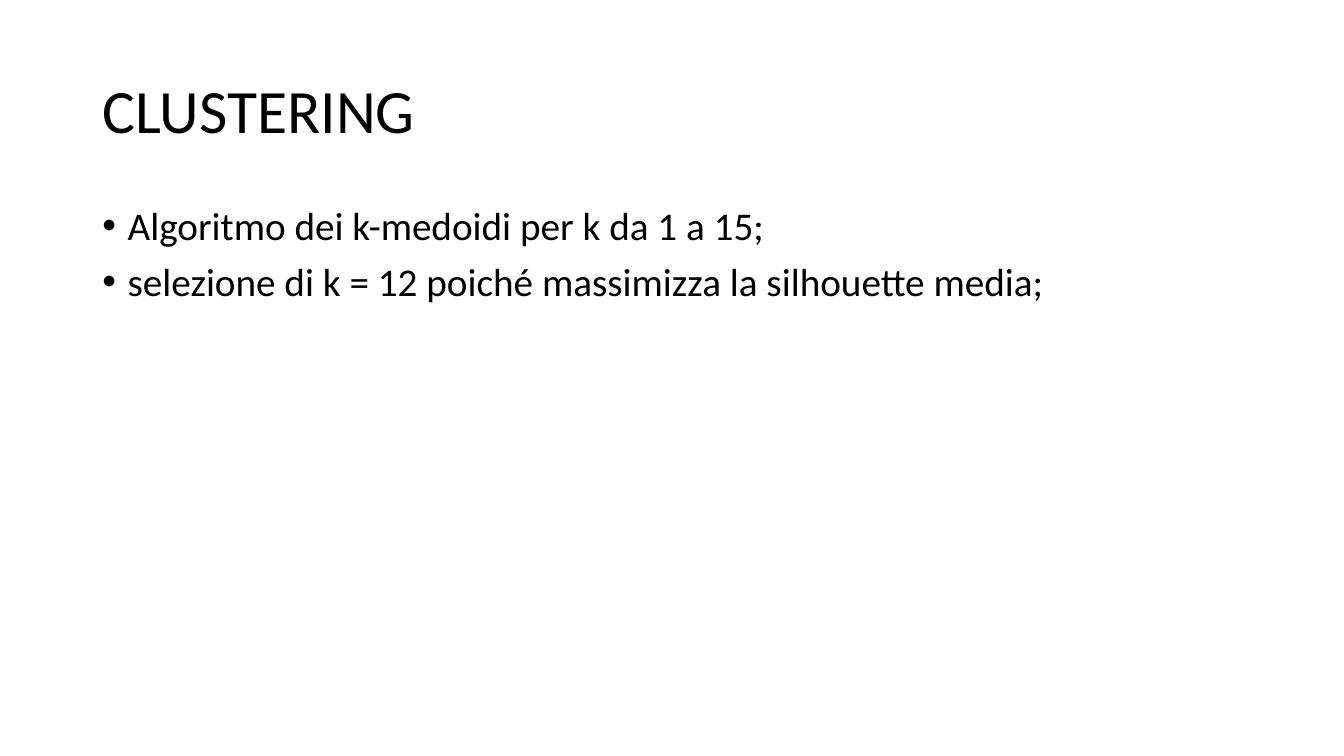
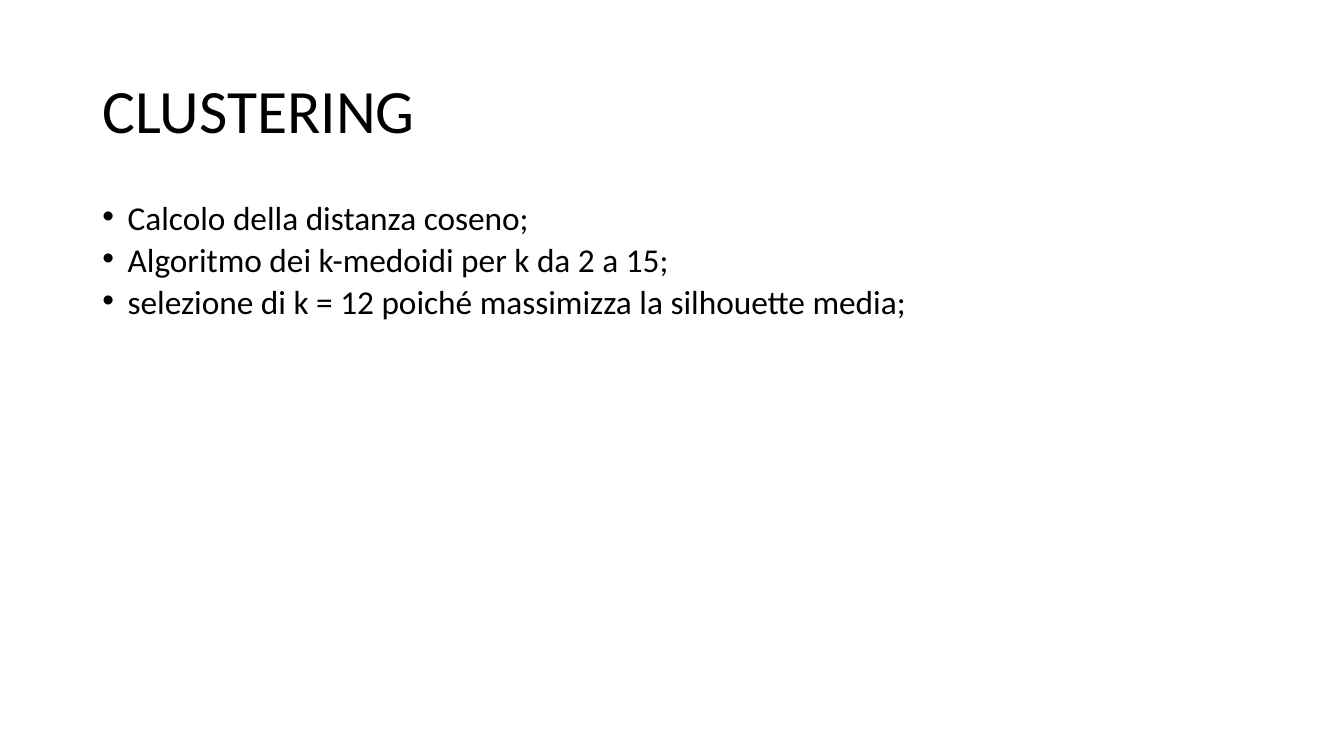
Before and after one commit to rmaganza/TextMiningBBCBusiness, a slide deck: slide 4 of PPI_BBC_article.pptx. Drawn at 1344x756 pixels with LibreOffice and Linux fonts; fonts in the diff are those of the drawing. Boxes give left, top, right and bottom in pixels: in the first picture for what was removed or moved away, otherwise in the second. Text is boxed around its words. In the diff, an @@ line names an element or a change of style, - is before the commit and + after.

```diff
--- a/PPI_BBC_article.pptx
+++ b/PPI_BBC_article.pptx
@@ text at <box>128,207,669,278</box>: text changed; size 28 to 23.8 pt @@
-• Algoritmo dei k-medoidi per k da 1 a 15;
+• Calcolo della distanza coseno;
+• Algoritmo dei k-medoidi per k da 2 a 15;
@@ text at <box>128,291,906,320</box>: size 28 to 23.8 pt in "selezione di k = 12 poiché massimizza ..."; line spacing 0.9 to 0.7 @@
```
Also in this commit, not shown: 2 other slides changed, 4 slides added, 2 slides removed.
